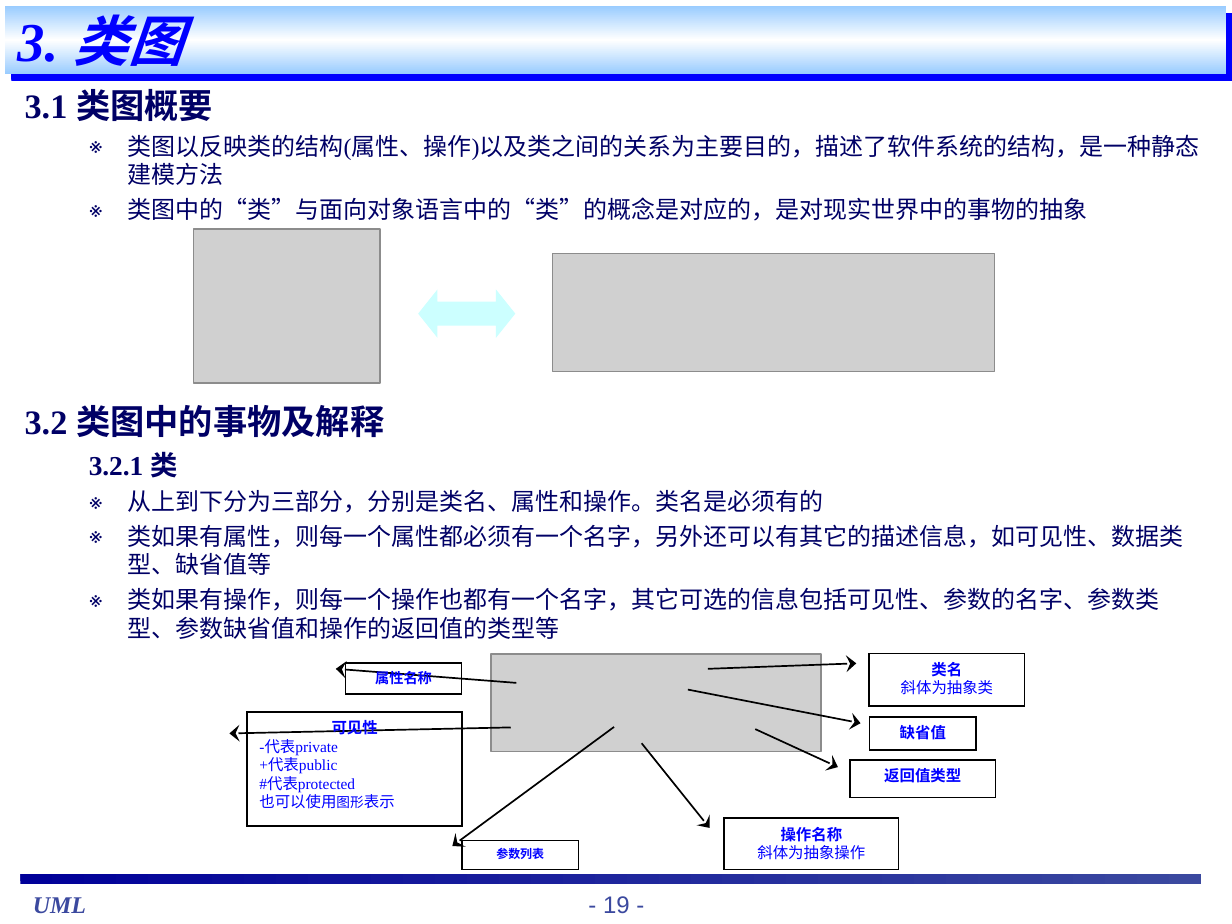
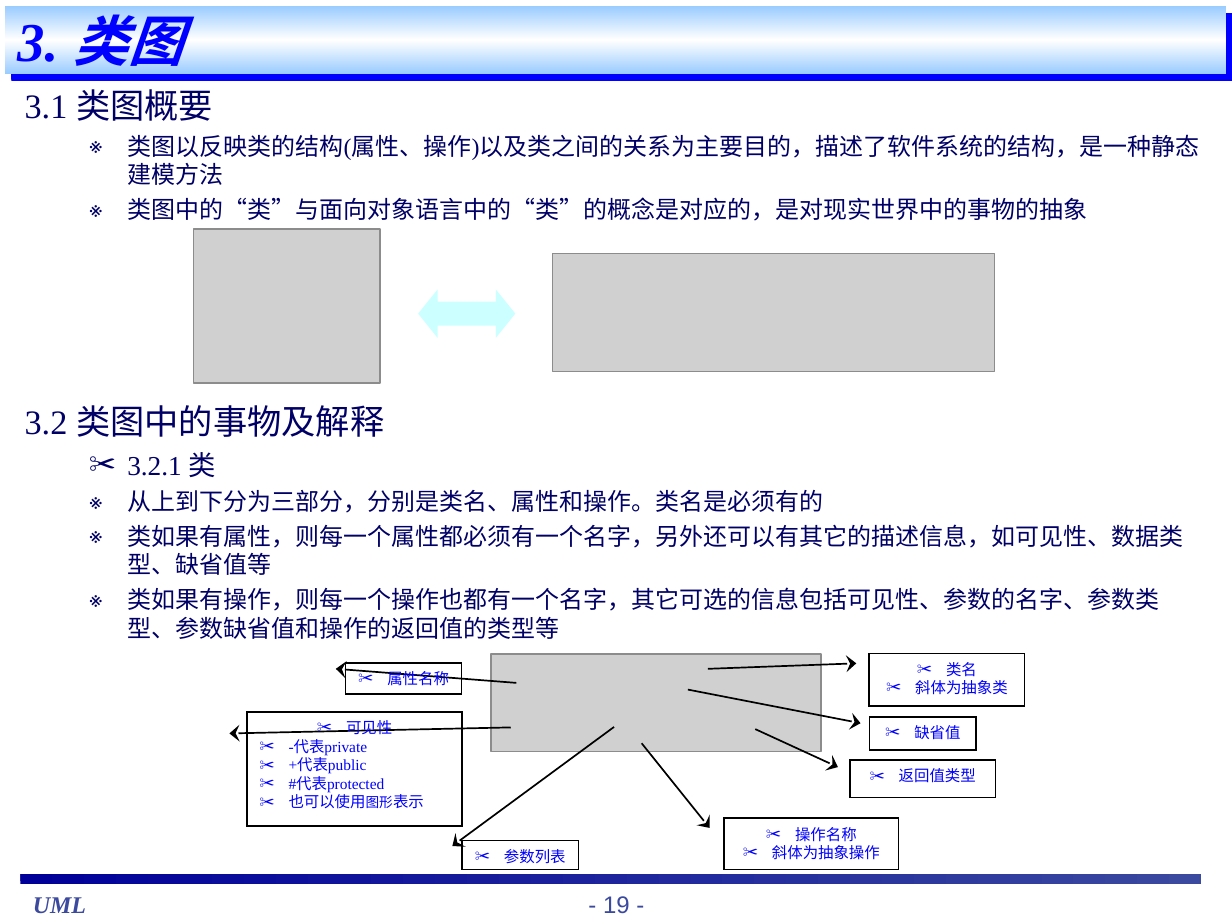
Before and after one commit to hfpf/Note, a slide deck: slide 19 of UML/staruml_教程.ppt. Drawn at 1232x924 pixels with LibreOffice and Linux fonts; fonts in the diff are those of the drawing; grey boxes stand for pictures. Boxes give left, top, right and bottom in pixels: in the first picture for what was removed or moved away, otherwise in the second. Text is boxed around its words. In the diff, an @@ line names an element or a change of style, - is before the commit and + after.

```diff
--- a/UML/staruml_教程.ppt
+++ b/UML/staruml_教程.ppt
@@ text at (x1=25, y1=89, x2=213, y2=121): bold off in "3.1 类图概要" @@
@@ text at (x1=25, y1=405, x2=384, y2=477): bold off in "3.2 类图中的事物及解释", "3.2.1 类"; bullet none to ✂ @@
@@ border callout "类名" at (x1=870, y1=653, x2=1025, y2=706): bold off in "类名"; bullet none to ✂ @@
@@ border callout "属性名称" at (x1=345, y1=663, x2=461, y2=694): size 8.3 to 9 pt, bold off; bullet none to ✂ @@
@@ border callout "可见性" at (x1=248, y1=712, x2=462, y2=827): bold off in "可见性"; bullet none to ✂ @@
@@ border callout "缺省值" at (x1=870, y1=717, x2=977, y2=750): bold off; bullet none to ✂ @@
@@ border callout "返回值类型" at (x1=850, y1=760, x2=995, y2=797): bold off; bullet none to ✂ @@
@@ border callout "操作名称" at (x1=724, y1=818, x2=899, y2=869): bold off in "操作名称"; bullet none to ✂ @@
@@ border callout "参数列表" at (x1=462, y1=840, x2=578, y2=869): size 7 to 9 pt, bold off; bullet none to ✂ @@
```
Also in this commit, not shown: 45 other slides changed.
